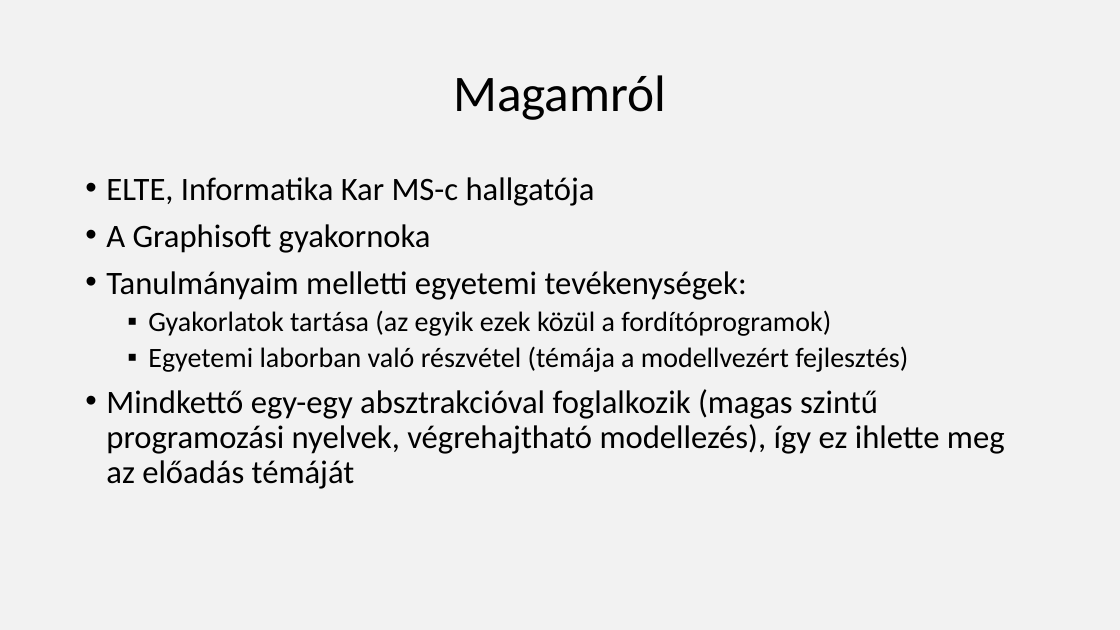
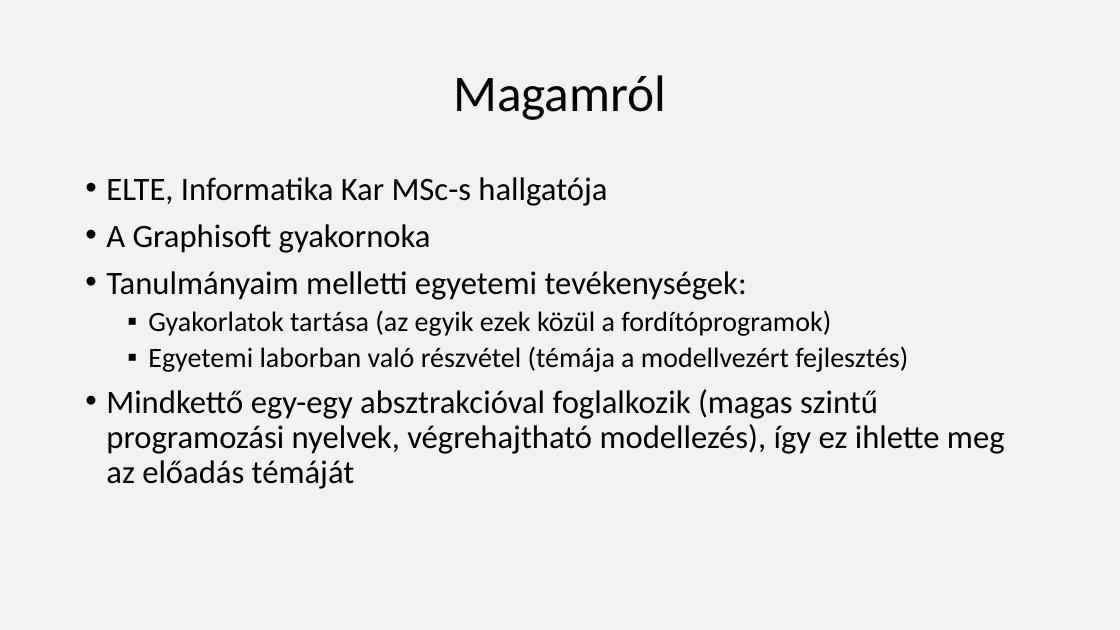
Before and after one commit to nagyandras95/Egyetem, a slide deck: slide 2 of efop/03/Absztakciós szintek a programozásban.pptx. Drawn at 1120x630 pixels with LibreOffice and Linux fonts; fonts in the diff are those of the drawing. Boxes give left, top, right and bottom in pixels: in the first picture for what was removed or moved away, otherwise in the second. Text is boxed around its words. In the diff, an @@ line names an element or a change of style, - is before the commit and + after.

```diff
--- a/efop/03/Absztakciós szintek a programozásban.pptx
+++ b/efop/03/Absztakciós szintek a programozásban.pptx
@@ text at box(106, 177, 607, 206): text changed @@
-• ELTE, Informatika Kar MS-c hallgatója
+• ELTE, Informatika Kar MSc-s hallgatója
```
Also in this commit, not shown: 12 other slides changed, 9 other files.
